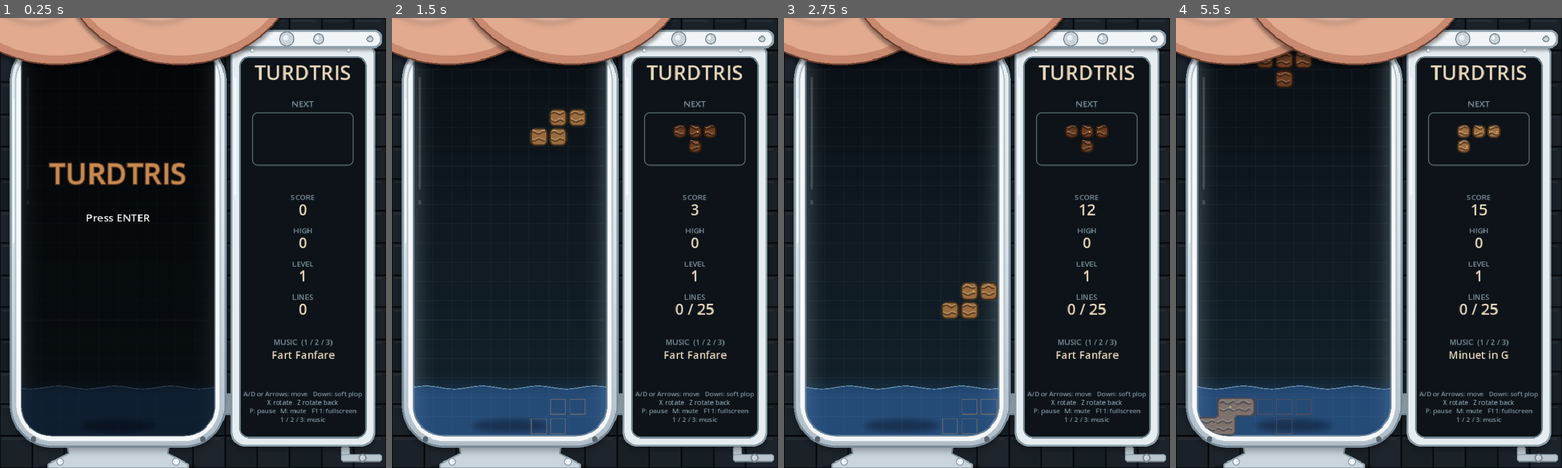
Above: before the commit, frames 1-4 (left to right).
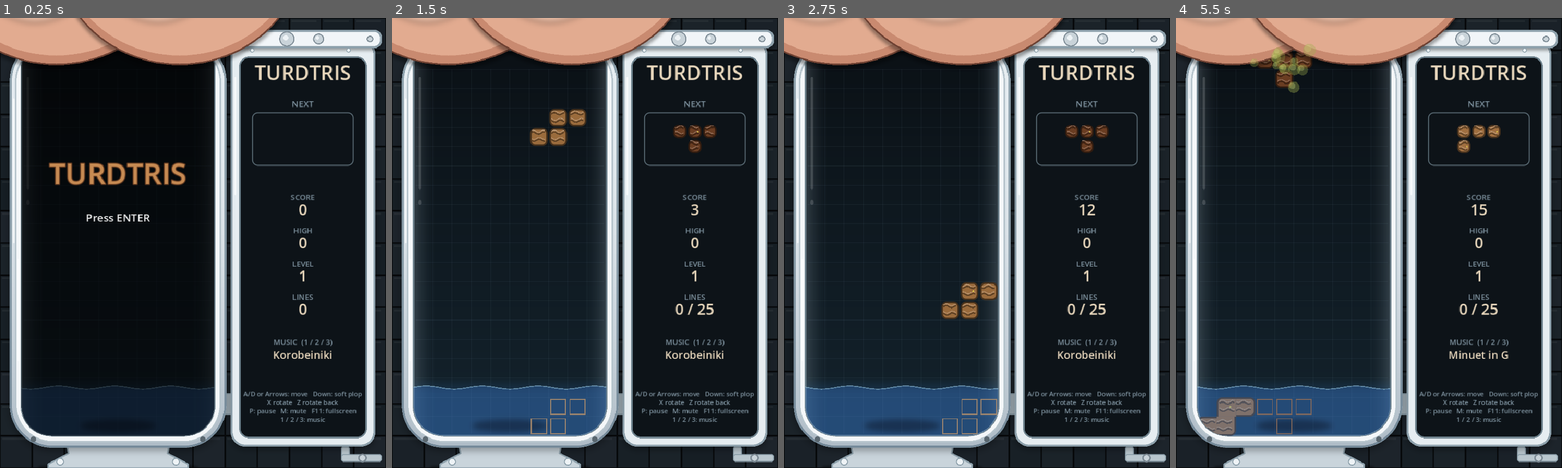
Above: after the commit, the same moments.

Repository: uabassguy/turdtris
Game: Godot game, scene res://main.tscn
The game is run twice, just before and just after one commit, with the same random seed, the same clock (stepped at 60 frames per second) and the same inputs.
Inputs:
- Up to frame 1 (0.25 s): no input
- Up to frame 2 (1.5 s): tap Enter at 0.5, 0.6 s; hold Right 0.53-1.28 s; tap Space at 0.77 s; hold Down from 1.28 s (still down); tap Keypad Enter at 1.35 s
- Up to frame 3 (2.75 s): tap Space at 1.52 s; release Down at 2.03 s; hold Right from 2.03 s (still down); tap M at 2.1 s
- Up to frame 4 (5.5 s): tap Space at 2.75, 3.02, 3.77, 4.52 s; release Right at 2.78 s; hold Up 2.78-3.53 s; tap P at 2.85 s; tap Enter at 3.5 s; hold Left 3.53-5.03 s; tap 1 at 3.6 s; tap 2 at 4.35 s; hold Down from 5.03 s (still down); tap 3 at 5.1 s

The runs differ from the first frame. In frame 1, 0.2% of the frame differs, in the area x 70-87%, y 73-76%; in frame 2, 0.3%; in frame 3, 0.3%; in frame 4, 0.6%, in the area x 19-36%, y 6-93%.

Commit message:
add mac deployment

Diff:
--- a/main.gd
+++ b/main.gd
@@ -80,8 +80,44 @@
 	7, REST, REST, 3, 7, REST, 5, 3,
 	2, REST, 2, 3, 5, REST, 7, REST,
 	3, REST, 0, REST, 0, REST, REST, REST,
+	# A again
+	7, REST, 2, 3, 5, REST, 3, 2,
+	0, REST, 0, 3, 7, REST, 5, 3,
+	2, REST, REST, 3, 5, REST, 7, REST,
+	3, REST, 0, REST, 0, REST, REST, REST,
+	5, REST, REST, 8, 12, REST, 10, 8,
+	7, REST, REST, 3, 7, REST, 5, 3,
+	2, REST, 2, 3, 5, REST, 7, REST,
+	3, REST, 0, REST, 0, REST, REST, REST,
+	# B: the slower, singing second half (long notes, then it comes back around)
+	7, REST, REST, REST, 3, REST, REST, REST,
+	5, REST, REST, REST, 2, REST, REST, REST,
+	3, REST, REST, REST, 0, REST, REST, REST,
+	-1, REST, REST, REST, REST, REST, REST, REST,
+	7, REST, REST, REST, 3, REST, REST, REST,
+	5, REST, REST, REST, 2, REST, REST, REST,
+	3, REST, 7, REST, 12, REST, REST, REST,
+	11, REST, REST, REST, REST, REST, REST, REST,
+	# A once more
+	7, REST, 2, 3, 5, REST, 3, 2,
+	0, REST, 0, 3, 7, REST, 5, 3,
+	2, REST, REST, 3, 5, REST, 7, REST,
+	3, REST, 0, REST, 0, REST, REST, REST,
+	5, REST, REST, 8, 12, REST, 10, 8,
+	7, REST, REST, 3, 7, REST, 5, 3,
+	2, REST, 2, 3, 5, REST, 7, REST,
+	3, REST, 0, REST, 0, REST, REST, REST,
 ]
 const BASS_KOROBEINIKI := [
+	0, 7, 0, 7,   0, 7, 0, 7,   -5, 2, -5, 2,   0, 7, 0, 0,
+	-7, 0, -7, 0,   3, -2, 3, -2,   -5, 2, -5, 2,   0, 7, 0, 0,
+	# A again
+	0, 7, 0, 7,   0, 7, 0, 7,   -5, 2, -5, 2,   0, 7, 0, 0,
+	-7, 0, -7, 0,   3, -2, 3, -2,   -5, 2, -5, 2,   0, 7, 0, 0,
+	# B
+	0, 7, 0, 7,   -5, 2, -5, 2,   0, 7, 0, 7,   -5, 2, -5, 2,
+	0, 7, 0, 7,   -5, 2, -5, 2,   0, 7, 0, 7,   -5, 2, 0, 0,
+	# A once more
 	0, 7, 0, 7,   0, 7, 0, 7,   -5, 2, -5, 2,   0, 7, 0, 0,
 	-7, 0, -7, 0,   3, -2, 3, -2,   -5, 2, -5, 2,   0, 7, 0, 0,
 ]
@@ -140,6 +176,7 @@
 var popup_text := ""
 var popup_timer := 0.0
 var shake := 0.0
+var puffs: Array = []   # little fart clouds around a new piece: {pos, vel, age, life, size}
 var time := 0.0
 
 const turd_mode := true
@@ -158,7 +195,7 @@
 var seq_stop: Array[float] = []
 var seq_step := 0
 var seq_acc := 0.0
-var cur_song := 0
+var cur_song := 1
 var music_enabled := true
 var music_speed := 1.0          # 1.0 normally, faster while the stack is above 60% height
 var game_type := 0              # 0 = A-type (endless), 1 = B-type (clear GOAL lines)
@@ -281,6 +318,25 @@
 		lp += 0.15 * ((randf() * 2.0 - 1.0) - lp)
 		var thump := lp * exp(-t * 60.0) * 0.6
 		s[i] = (body * 0.9 + bub + thump) * minf(1.0, t * 400.0)
+	return _make_wav(s, rate)
+
+
+# A tiny bell jingle: falling arpeggio = pause, rising = resume
+func _make_blips(freqs: Array) -> AudioStreamWAV:
+	var rate := 22050
+	var per := int(rate * 0.11)
+	var tail := int(rate * 0.25)
+	var s := PackedFloat32Array()
+	s.resize(per * (freqs.size() - 1) + tail)
+	for k in freqs.size():
+		var f: float = freqs[k]
+		for i in tail:
+			var t := float(i) / rate
+			var env := minf(1.0, t * 500.0) * exp(-t * 11.0)
+			var v := (sin(TAU * f * t) + 0.3 * sin(TAU * f * 2.0 * t) + 0.12 * sin(TAU * f * 3.0 * t)) * env * 0.45
+			var idx := k * per + i
+			if idx < s.size():
+				s[idx] += v
 	return _make_wav(s, rate)
 
 
@@ -393,8 +449,8 @@
 
 
 func _build_sounds() -> void:
-	var table := {"plop": _make_plop(), "fart": _make_fart(), "flush": _make_flush(), "lose": _make_long_fart()}
-	var vols := {"plop": -13.0, "fart": -6.0, "flush": -20.0, "lose": -3.0}
+	var table := {"plop": _make_plop(), "fart": _make_fart(), "flush": _make_flush(), "lose": _make_long_fart(), "pause": _make_blips([784.0, 659.0, 523.0, 392.0]), "resume": _make_blips([392.0, 523.0, 659.0, 784.0])}
+	var vols := {"plop": -13.0, "fart": -6.0, "flush": -20.0, "lose": -3.0, "pause": -14.0, "resume": -14.0}
 	for key in table:
 		var p := AudioStreamPlayer.new()
 		p.stream = table[key]
@@ -579,7 +635,22 @@
 	if not fits(cur_type, cur_rot, cur_pos):
 		game_over()
 	else:
-		play_sfx("fart", randf_range(0.85, 1.2))   # every new piece announces itself
+		play_sfx("fart", randf_range(1.6, 2.0))   # every new piece announces itself, high and squeaky
+		_spawn_puffs()
+
+
+func _spawn_puffs() -> void:
+	for c in piece_cells(cur_type, cur_rot):
+		var centre := BOARD_POS + (Vector2(cur_pos + c) + Vector2(0.5, 0.5)) * CELL
+		for k in 3:
+			var dir := Vector2.from_angle(randf() * TAU)
+			puffs.append({
+				"pos": centre + dir * randf_range(8.0, 20.0),
+				"vel": dir * randf_range(25.0, 70.0) + Vector2(0, -12),
+				"age": 0.0,
+				"life": randf_range(0.45, 0.8),
+				"size": randf_range(7.0, 13.0),
+			})
 
 
 func spawn_next() -> void:
@@ -780,6 +851,7 @@
 func _toggle_pause() -> void:
 	if state == State.PLAYING:
 		state = State.PAUSED
+		play_sfx("pause")
 		pause_row = 0          # RESUME is the default
 		pause_confirm = false
 	elif state == State.PAUSED:
@@ -788,6 +860,7 @@
 			pause_row = 1
 		else:
 			state = State.PLAYING
+			play_sfx("resume")
 
 
 func pause_move(d: int) -> void:
@@ -798,6 +871,7 @@
 	if not pause_confirm:
 		if pause_row == 0:
 			state = State.PLAYING
+			play_sfx("resume")
 		else:
 			pause_confirm = true
 			pause_row = 0      # NO is the default answer
@@ -815,6 +889,18 @@
 	_stop_seq()
 	pause_confirm = false
 	pause_row = 0
+	board.fill(-1)
+	ids.fill(-1)
+	cur_type = -1
+	meld_t = 0.0
+	clog_progress = 0.0
+	clear_rows.clear()
+	popup_timer = 0.0
+	puffs.clear()
+	score = 0
+	lines = 0
+	level = start_level
+	won = false
 	state = State.TITLE
 
 
@@ -989,6 +1075,13 @@
 	shake = move_toward(shake, 0.0, delta * 30.0)
 	popup_timer = maxf(0.0, popup_timer - delta)
 	meld_t = maxf(0.0, meld_t - delta)
+	for i in range(puffs.size() - 1, -1, -1):
+		var pf: Dictionary = puffs[i]
+		pf["age"] = float(pf["age"]) + delta
+		pf["pos"] = (pf["pos"] as Vector2) + (pf["vel"] as Vector2) * delta
+		pf["vel"] = (pf["vel"] as Vector2) * (1.0 - 2.5 * delta)
+		if float(pf["age"]) >= float(pf["life"]):
+			puffs.remove_at(i)
 	if state == State.OVER and not won:
 		clog_progress = minf(float(ROWS) + 4.0, clog_progress + delta * 14.0)
 	music.stream_paused = (state == State.PAUSED)
@@ -1113,6 +1206,12 @@
 	_draw_overlays()
 	if turd_mode:
 		_draw_butt_layer()   # on top of everything in the well: pieces, dimming, pause and title boxes
+	for pf in puffs:
+		var u := float(pf["age"]) / float(pf["life"])
+		var r := float(pf["size"]) * (0.6 + 0.9 * u)
+		var a := 0.55 * (1.0 - u)
+		draw_circle(pf["pos"], r, Color(0.62, 0.68, 0.3, a))
+		draw_circle((pf["pos"] as Vector2) + Vector2(-r * 0.25, -r * 0.25), r * 0.55, Color(0.82, 0.86, 0.5, a * 0.8))
 
 
 func _text_a(s: String, pos: Vector2, size: int, col: Color, w: float, align: HorizontalAlignment) -> void:
@@ -1288,13 +1387,6 @@
 
 	# ghost + active piece
 	if state == State.PLAYING or state == State.PAUSED:
-		var gp := ghost_pos()
-		var gcol: Color = TURD_COLORS[cur_type] if turd_mode else CLASSIC_COLORS[cur_type]
-		gcol.a = 0.55
-		for c in piece_cells(cur_type, cur_rot):
-			if SHOW_GHOST and gp.y + c.y >= 0:
-				var o := BOARD_POS + Vector2(gp.x + c.x, gp.y + c.y) * CELL
-				draw_rect(Rect2(o, Vector2(CELL, CELL)).grow(-4.0), gcol, false, 2.0)
 		for c in piece_cells(cur_type, cur_rot):
 			if cur_pos.y + c.y >= 0:
 				var o := BOARD_POS + Vector2(cur_pos.x + c.x, cur_pos.y + c.y) * CELL
@@ -1316,6 +1408,17 @@
 		pts.append_array(_round_poly(well, 30.0, 56.0, 14).slice(14, 42))   # follow the rounded bottom corners
 		draw_colored_polygon(pts, Color(0.25, 0.5, 0.85, 0.30))
 		draw_polyline(surface, Color(0.7, 0.9, 1.0, 0.45), 2.0)
+
+	# piece hint (ghost) sits over the water so it stays visible
+	if SHOW_GHOST and (state == State.PLAYING or state == State.PAUSED):
+		var gp2 := ghost_pos()
+		var gcol2: Color = TURD_COLORS[cur_type] if turd_mode else CLASSIC_COLORS[cur_type]
+		gcol2 = gcol2.lightened(0.25)
+		gcol2.a = 0.8
+		for c in piece_cells(cur_type, cur_rot):
+			if gp2.y + c.y >= 0:
+				var o2 := BOARD_POS + Vector2(gp2.x + c.x, gp2.y + c.y) * CELL
+				draw_rect(Rect2(o2, Vector2(CELL, CELL)).grow(-4.0), gcol2, false, 2.0)
 
 	# FLUSH animation over cleared rows
 	if state == State.CLEARING:
--- a/project.godot
+++ b/project.godot
@@ -11,7 +11,7 @@
 
 window/size/viewport_width=720
 window/size/viewport_height=840
-window/size/window_width_override=617
+window/size/window_width_override=1280
 window/size/window_height_override=720
 window/stretch/mode="canvas_items"
 window/stretch/aspect="expand"
Not shown, changed: export_presets.cfg
